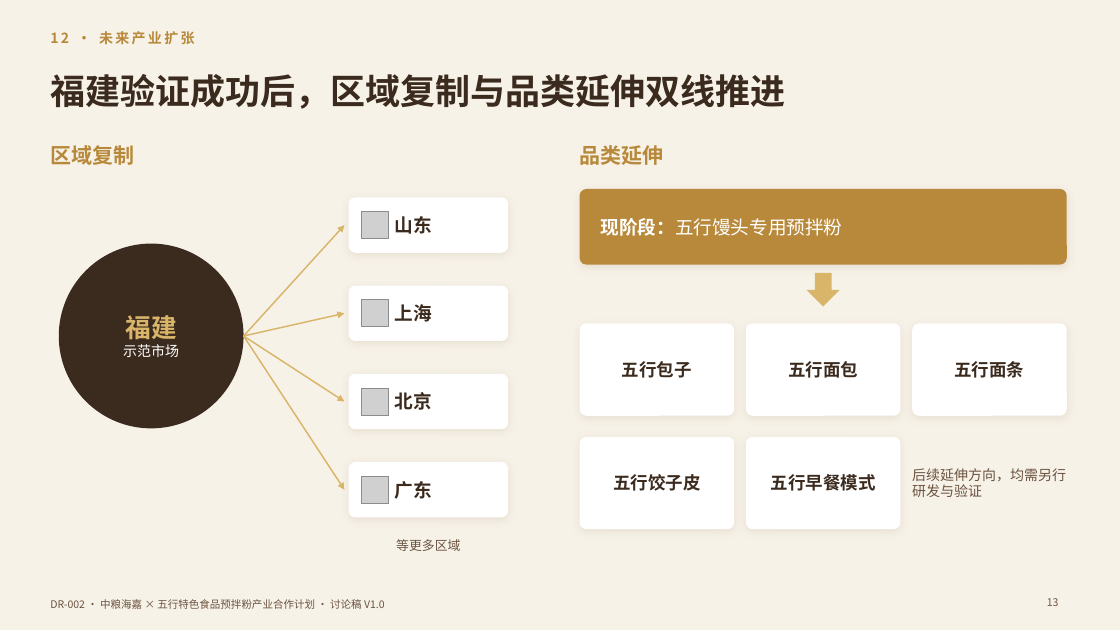
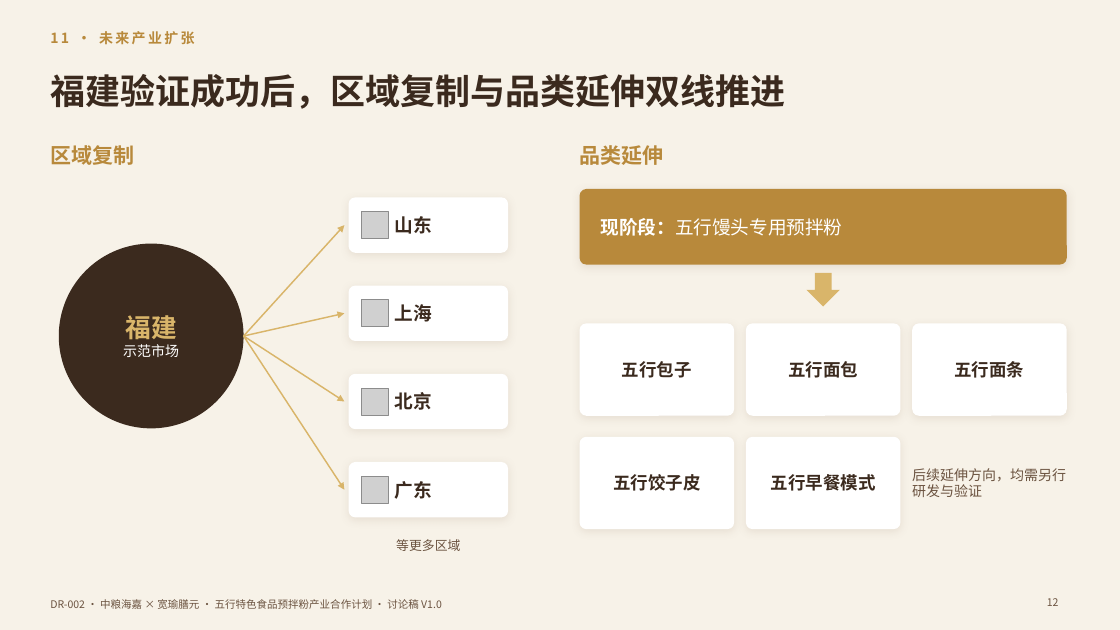
Before and after one commit to yes039/yes039, a slide deck: slide 12 of DR-002/DR-002_中粮海嘉五行预拌粉合作计划_V1.0.pptx (slide 13 before the commit). Drawn at 1120x630 pixels with LibreOffice and Linux fonts; fonts in the diff are those of the drawing; grey boxes stand for pictures. Boxes give left, top, right and bottom in pixels: in the first picture for what was removed or moved away, otherwise in the second. Text is boxed around its words. In the diff, an @@ line names an element or a change of style, - is before the commit and + after.

```diff
--- a/DR-002/DR-002_中粮海嘉五行预拌粉合作计划_V1.0.pptx
+++ b/DR-002/DR-002_中粮海嘉五行预拌粉合作计划_V1.0.pptx
@@ text at (x1=50, y1=31, x2=194, y2=45): text changed @@
-12 · 未来产业扩张
+11 · 未来产业扩张
@@ text at (x1=50, y1=599, x2=442, y2=609): text changed @@
-DR-002 · 中粮海嘉 × 五行特色食品预拌粉产业合作计划 · 讨论稿 V1.0
+DR-002 · 中粮海嘉 × 宽瑜膳元 · 五行特色食品预拌粉产业合作计划 · 讨论稿 V1.0
```
Also in this commit, not shown: 13 other slides changed, 3 other files.
